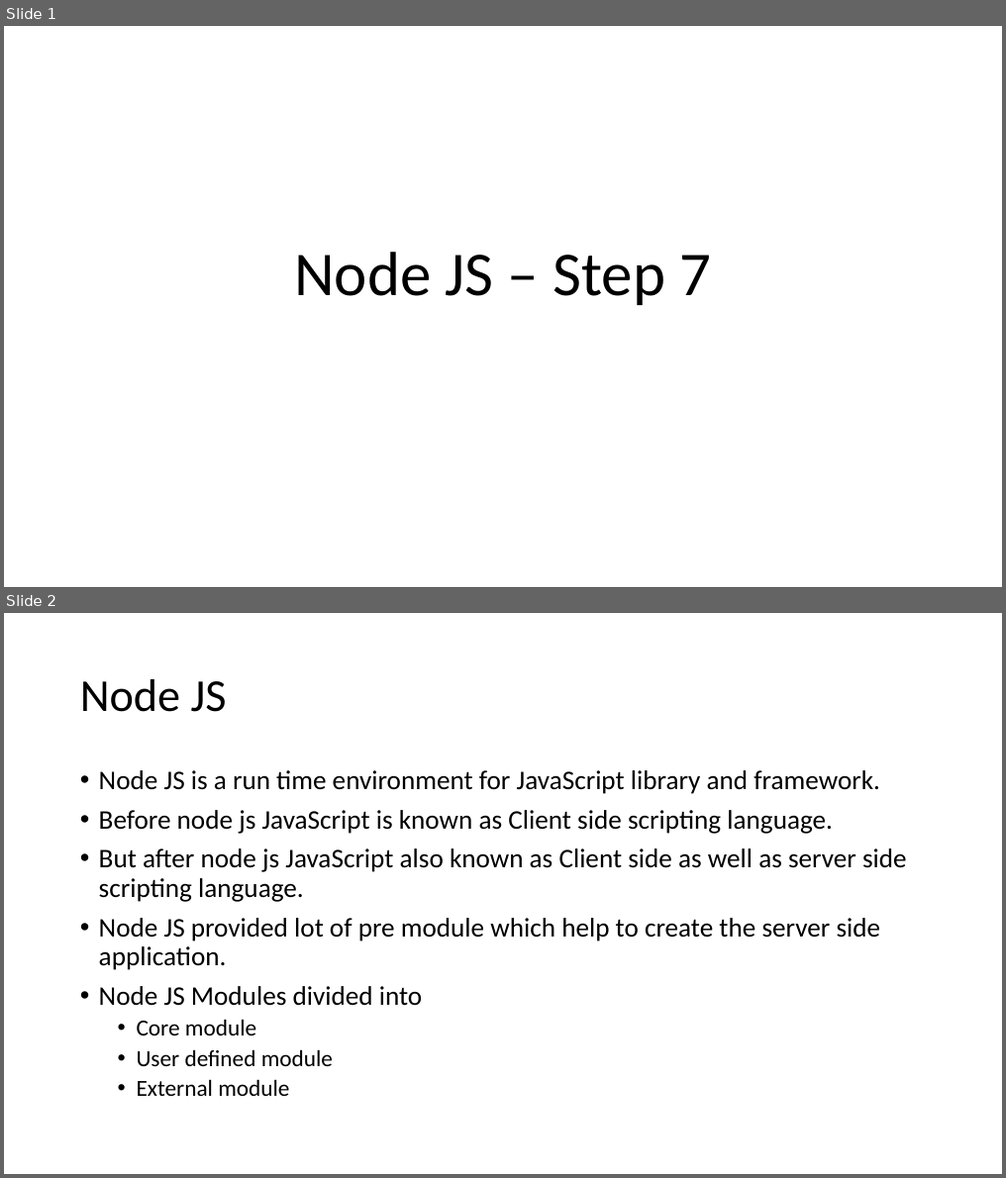
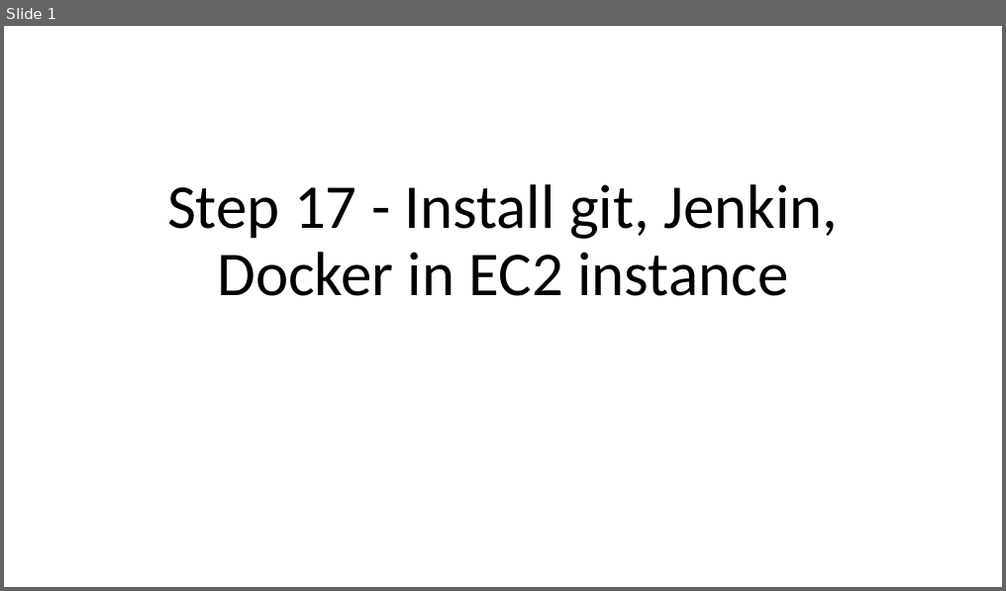
Before and after one commit to Kaleakash/mean_stack_running_capstone, a slide deck: Phase 4/Step 17 - Install git, Jenkin, Docker in EC2 instance.pptx. Shown one above the other, each under a label of ours: slides 1 and 2 before the commit, slide 1 after it. The pictures are 1006x1178 and 1006x591 pixels, drawn with LibreOffice and Linux fonts; fonts in the diff are those of the drawing. Boxes give left, top, right and bottom in pixels: in the first picture for what was removed or moved away, otherwise in the second. Text is boxed around its words. In the diff, an @@ line names an element or a change of style, - is before the commit and + after.

```diff
--- a/Phase 4/Step 17 - Install git, Jenkin, Docker in EC2 instance.pptx
+++ b/Phase 4/Step 17 - Install git, Jenkin, Docker in EC2 instance.pptx
@@ slide 2 removed at bbox=[4, 613, 1002, 1174], background #FFFFFF @@
@@ title removed at bbox=[80, 679, 227, 712] @@
-Node JS
@@ text removed at bbox=[99, 770, 907, 1096] @@
-• Node JS is a run time environment for JavaScript library and framework.
-• Before node js JavaScript is known as Client side scripting language.
-• But after node js JavaScript also known as Client side as well as server side scripting language.
-• Node JS provided lot of pre module which help to create the server side application.
-• Node JS Modules divided into
-  • Core module
-  • User defined module
-  • External module
@@ slide 1 changed as well @@
@@ title at bbox=[167, 184, 838, 296]: text changed @@
-Node JS – Step 7
+Step 17 - Install git, Jenkin, Docker in EC2 instance
```
Also in this commit, not shown: 25 slides added, 6 other slides removed, 7 other files.
